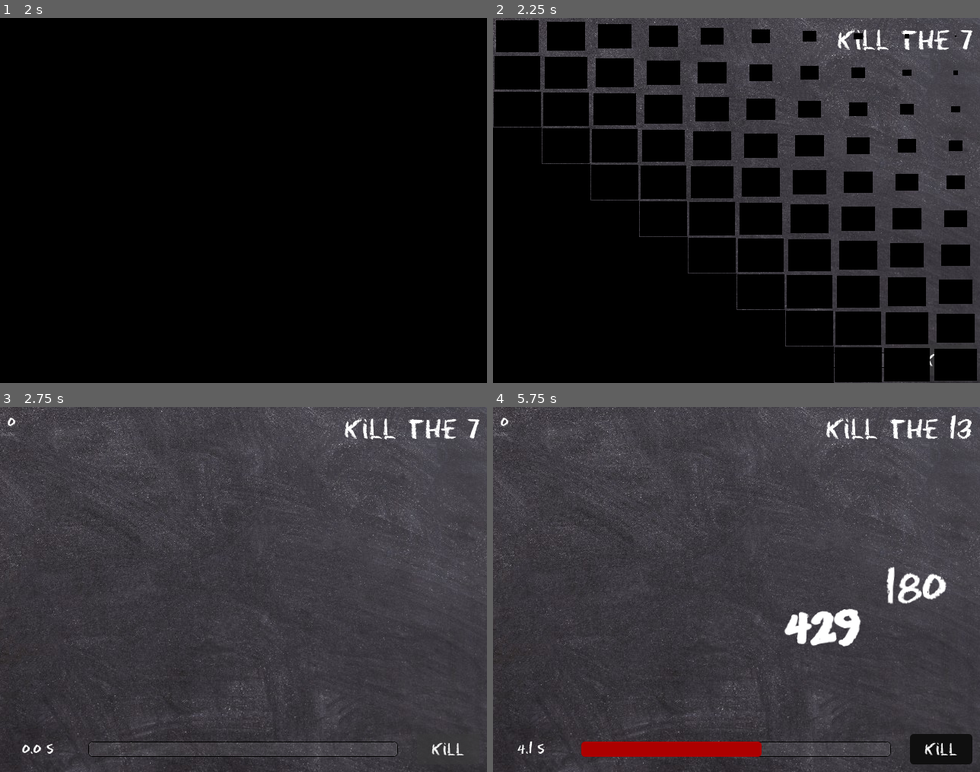
Above: before the commit, frames 1-4 (two rows, left to right).
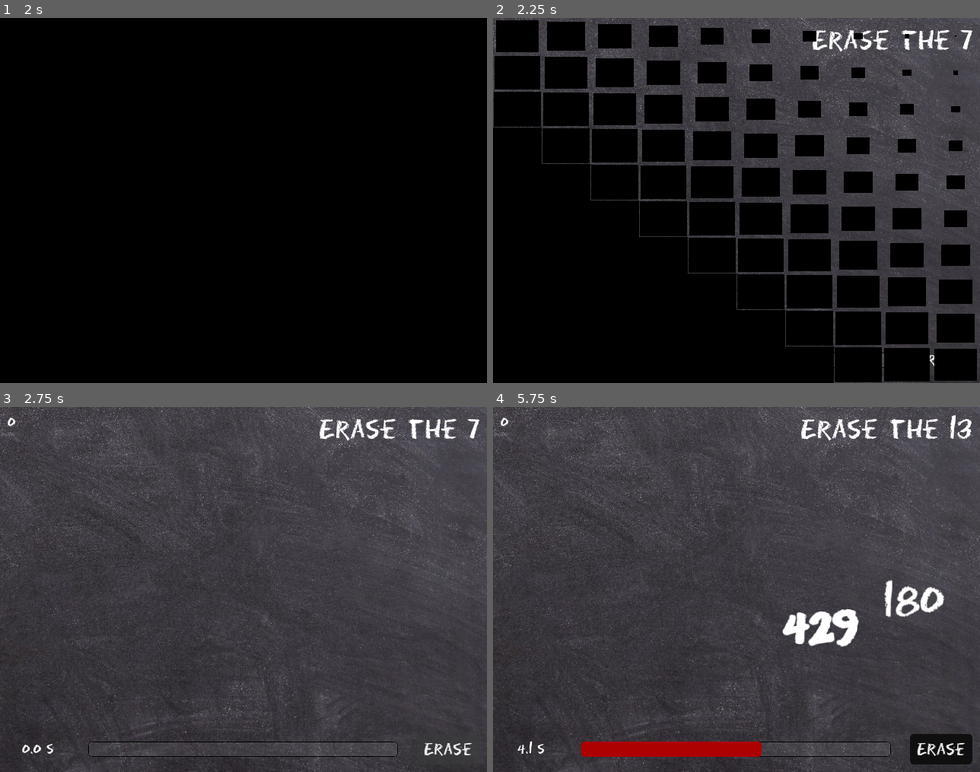
Above: after the commit, the same moments.

Repository: AntDum/UngodlyNumber
Game: Godot game, scene res://scenes/menu/main_menu.tscn
The game is run twice, just before and just after one commit, with the same random seed, the same clock (stepped at 60 frames per second) and the same inputs.
Inputs (mouse positions are in pixels of both pictures, inside the frame that each line leads up to):
- Up to frame 1 (2 s): click "Play" at 0.5 s; click "Play" at 1.25 s
- Up to frame 2 (2.25 s): click "Kill" (after the commit: "Erase") at 2 s
- Up to frame 3 (2.75 s): no input
- Up to frame 4 (5.75 s): click "Kill" (after the commit: "Erase") at 2.75 s; click "Kill" (after the commit: "Erase") at 3.5 s; drag from (921, 483) to (921, 596) at 4.27 s; drag from (921, 596) to (712, 662) at 5.02 s

Frame 1 is identical in both runs. In frame 2, 0.5% of the frame differs, in the area x 65-91%, y 2-96%; in frame 3, 0.7%; in frame 4, 2.0%, in the area x 59-97%, y 2-96%.
Error in both runs: Invalid access to property or key 'is_ungodly' on a base object of type 'Nil'. (res://scripts/game_manager.gd:70)

Commit message:
Final change

Diff:
--- a/scenes/number.tscn
+++ b/scenes/number.tscn
@@ -2,15 +2,17 @@
 
 [ext_resource type="Script" uid="uid://dls66jxadmxj1" path="res://scenes/number.gd" id="1_1u5is"]
 
-[sub_resource type="CircleShape2D" id="CircleShape2D_ctckn"]
-radius = 39.0
+[sub_resource type="CapsuleShape2D" id="CapsuleShape2D_1u5is"]
+radius = 30.0
+height = 128.0
 
 [sub_resource type="LabelSettings" id="LabelSettings_1u5is"]
 font_size = 50
 outline_color = Color(0.105882, 0.643137, 0.239216, 1)
 
-[sub_resource type="CircleShape2D" id="CircleShape2D_1u5is"]
-radius = 24.1868
+[sub_resource type="CapsuleShape2D" id="CapsuleShape2D_ctckn"]
+radius = 14.0
+height = 54.0
 
 [sub_resource type="Animation" id="Animation_ctckn"]
 length = 0.001
@@ -99,7 +101,8 @@
 [node name="Area2D" type="Area2D" parent="."]
 
 [node name="CollisionShape2D" type="CollisionShape2D" parent="Area2D"]
-shape = SubResource("CircleShape2D_ctckn")
+rotation = 1.5708
+shape = SubResource("CapsuleShape2D_1u5is")
 
 [node name="Value" type="Label" parent="."]
 offset_left = -172.0
@@ -114,7 +117,8 @@
 vertical_alignment = 1
 
 [node name="CollisionShape2D" type="CollisionShape2D" parent="."]
-shape = SubResource("CircleShape2D_1u5is")
+rotation = 1.5708
+shape = SubResource("CapsuleShape2D_ctckn")
 
 [node name="RayCast2D" type="RayCast2D" parent="."]
 collision_mask = 2
--- a/scenes/ui.tscn
+++ b/scenes/ui.tscn
@@ -48,7 +48,7 @@
 custom_minimum_size = Vector2(0, 40)
 layout_mode = 2
 size_flags_horizontal = 3
-text = "Kill"
+text = "Erase"
 
 [node name="MarginContainer" type="MarginContainer" parent="."]
 offset_right = 40.0
@@ -80,7 +80,7 @@
 [node name="ImpieLabel" type="Label" parent="MarginContainer2"]
 unique_name_in_owner = true
 layout_mode = 2
-text = "Kill the 7"
+text = "Erase the 7"
 label_settings = SubResource("LabelSettings_x4jx1")
 
 [connection signal="pressed" from="HBoxContainer/MarginContainer/Button" to="." method="_on_button_pressed"]
--- a/scripts/ui.gd
+++ b/scripts/ui.gd
@@ -1,7 +1,7 @@
 extends CanvasLayer
 class_name UI
 
-@export var impie_text : String = "Kill the %d"
+@export var impie_text : String = "Erase the %d"
 
 @onready var timer_label: Label = %TimerLabel
 @onready var timer_pb: ProgressBar = %TimerPb
